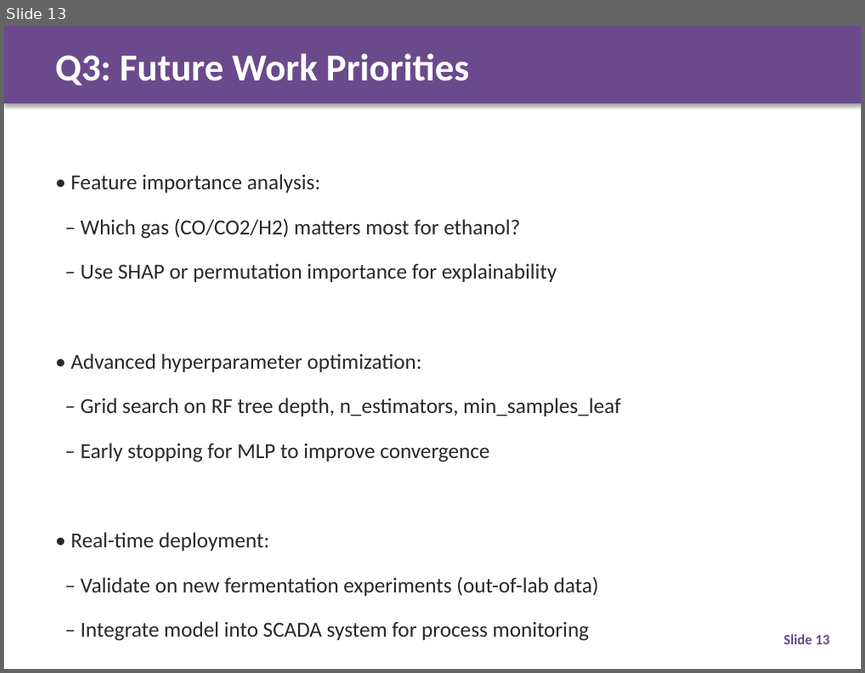
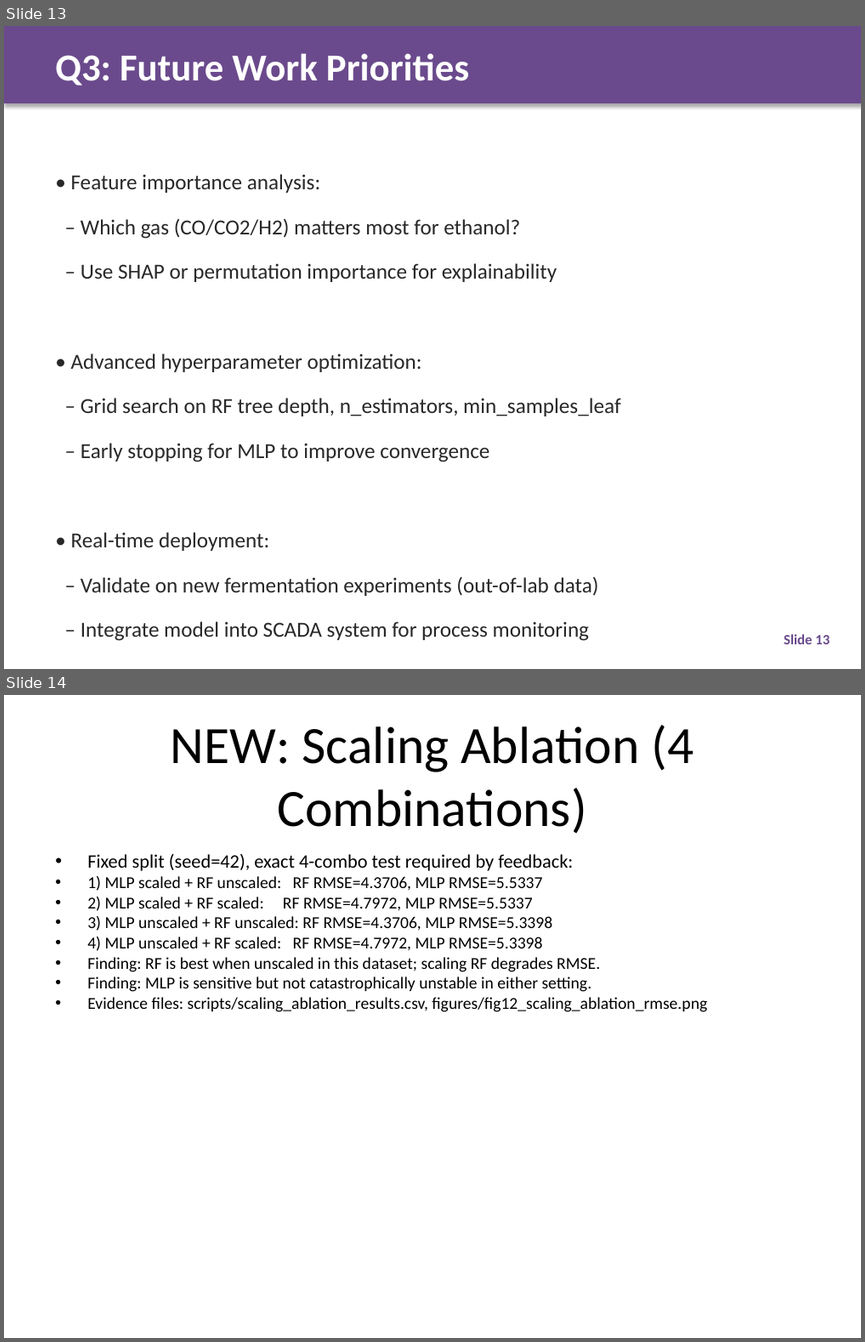
Before and after one commit to tanyingy-kau/ML-Assignments, a slide deck: slides/term_project_presentation_SYNGAS--group 6 Ying.pptx. Shown one above the other, each under a label of ours: slide 13 before the commit, slides 13 and 14 after it. The pictures are 865x673 and 865x1342 pixels, drawn with LibreOffice and Linux fonts; fonts in the diff are those of the drawing. Boxes give left, top, right and bottom in pixels: in the first picture for what was removed or moved away, otherwise in the second. Text is boxed around its words. In the diff, an @@ line names an element or a change of style, - is before the commit and + after.

Commit message:
add ablation and runtime slides

```diff
--- a/slides/term_project_presentation_SYNGAS--group 6 Ying.pptx
+++ b/slides/term_project_presentation_SYNGAS--group 6 Ying.pptx
@@ slide 14 added at (4, 695, 861, 1338), background #FFFFFF @@
@@ title added at (171, 725, 693, 834), 44 pt, text #000000 @@
+NEW: Scaling Ablation (4 Combinations)
@@ text added at (87, 854, 707, 1012), 14 pt, text #000000 @@
+• Fixed split (seed=42), exact 4-combo test required by feedback:
+• 1) MLP scaled + RF unscaled: RF RMSE=4.3706, MLP RMSE=5.5337
+• 2) MLP scaled + RF scaled: RF RMSE=4.7972, MLP RMSE=5.5337
+• 3) MLP unscaled + RF unscaled: RF RMSE=4.3706, MLP RMSE=5.3398
+• 4) MLP unscaled + RF scaled: RF RMSE=4.7972, MLP RMSE=5.3398
+• Finding: RF is best when unscaled in this dataset; scaling RF degrades RMSE.
+• Finding: MLP is sensitive but not catastrophically unstable in either setting.
+• Evidence files: scripts/scaling_ablation_results.csv, figures/fig12_scaling_ablation_rmse.png
```
Also in this commit, not shown: 1 slide changed, 1 other slide added.
